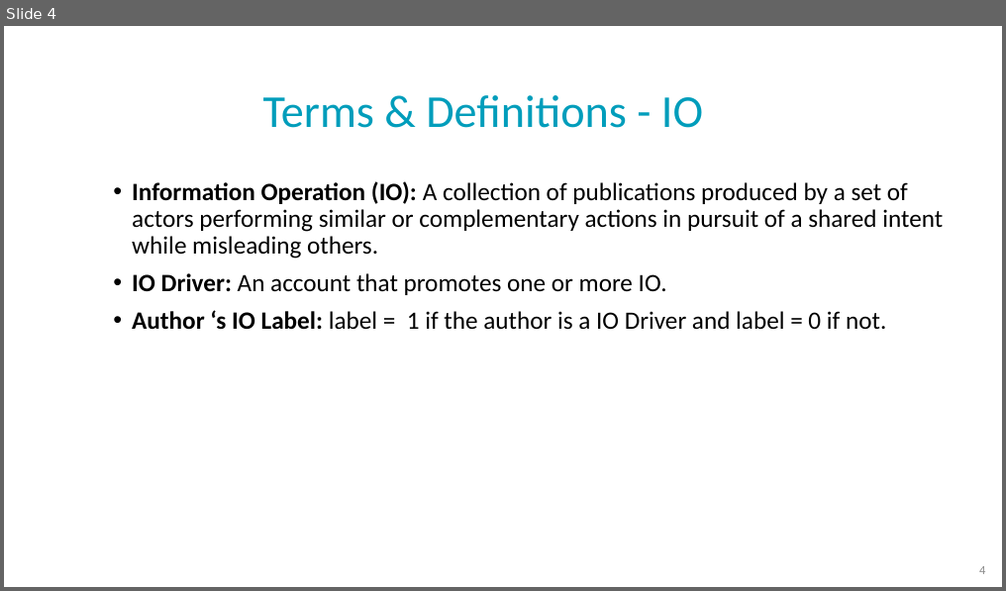
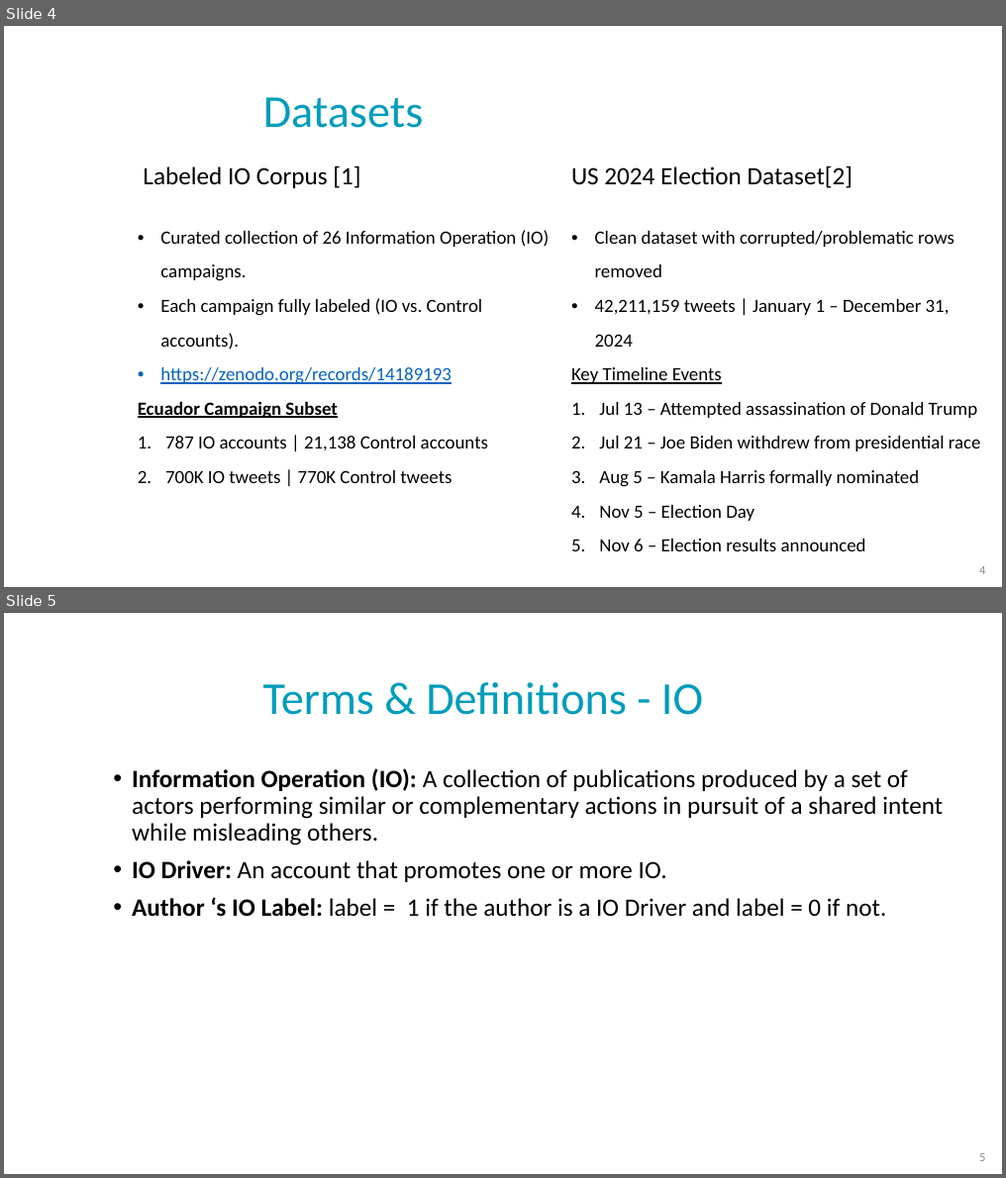
Before and after one commit to NoaTal1996/Backbone-Graph, a slide deck: docs/base_slides.pptx. Shown one above the other, each under a label of ours: slide 4 before the commit, slides 4 and 5 after it. The pictures are 1006x591 and 1006x1178 pixels, drawn with LibreOffice and Linux fonts; fonts in the diff are those of the drawing; background and template pictures are left out. Boxes give left, top, right and bottom in pixels: in the first picture for what was removed or moved away, otherwise in the second. Text is boxed around its words. In the diff, an @@ line names an element or a change of style, - is before the commit and + after.

```diff
--- a/docs/base_slides.pptx
+++ b/docs/base_slides.pptx
@@ slide 4 added at <box>4,26,1002,587</box>, background picture (left out) @@
@@ title added at <box>263,97,424,128</box>, 44 pt, text #009DBB @@
+Datasets
@@ table added at <box>130,158,998,587</box>, 1 rows, 2 columns @@
+Labeled IO Corpus [1] / Curated collection of 26 Information Operation (IO) campaigns. / Each campaign fully labeled (IO vs. Control accounts). / https://zenodo.org/records/14189193 / Ecuador Campaign Subset / 787 IO accounts | 21,138 Control accounts / 700K IO tweets | 770K Control tweets | US 2024 Election Dataset[2] / Clean dataset with corrupted/problematic rows removed / 42,211,159 tweets | January 1 – December 31, 2024 / Key Timeline Events / Jul 13 – Attempted assassination of Donald Trump / Jul 21 – Joe Biden withdrew from presidential race / Aug 5 – Kamala Harris formally nominated / Nov 5 – Election Day / Nov 6 – Election results announced
@@ page number added at <box>979,567,985,574</box>, 12 pt, text #8C8C8C @@
+4
@@ what was slide 4 is now slide 5 @@
@@ page number at <box>979,1154,985,1161</box>: text changed @@
-4
+5
```
Also in this commit, not shown: 2 slides changed.
